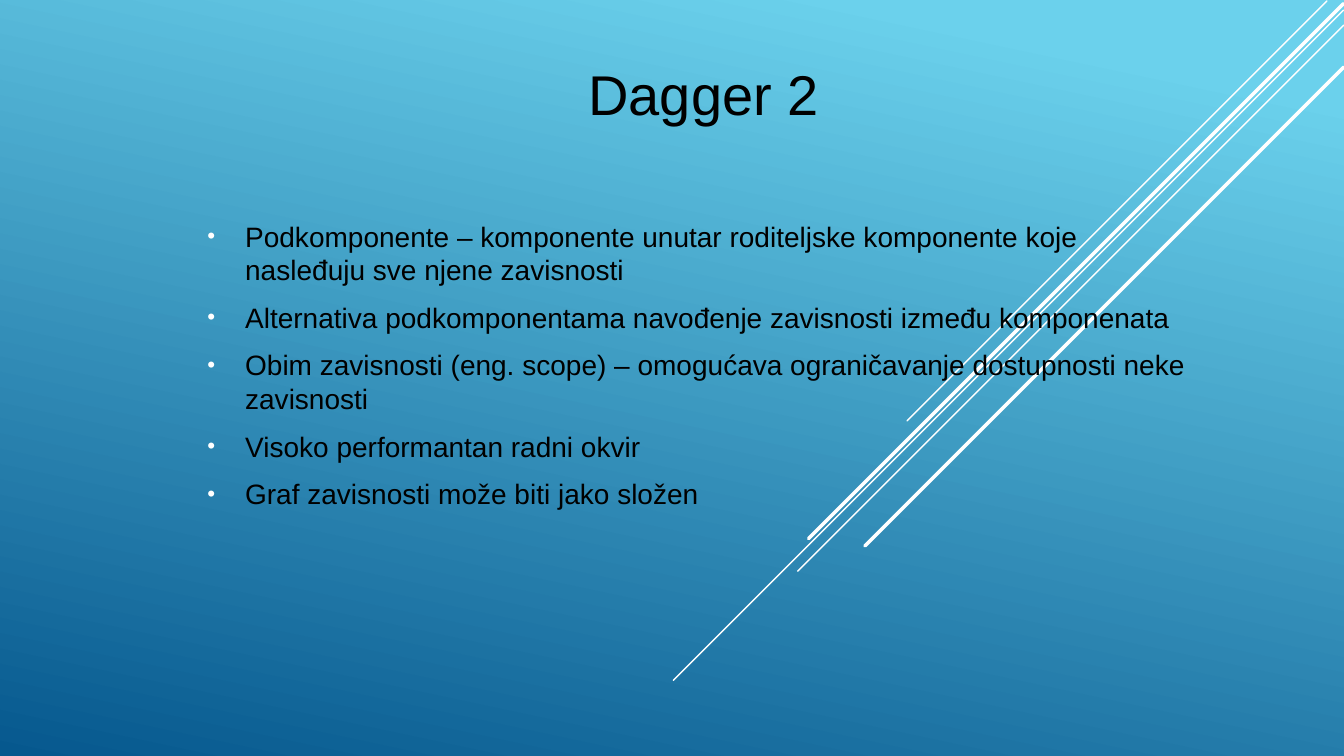
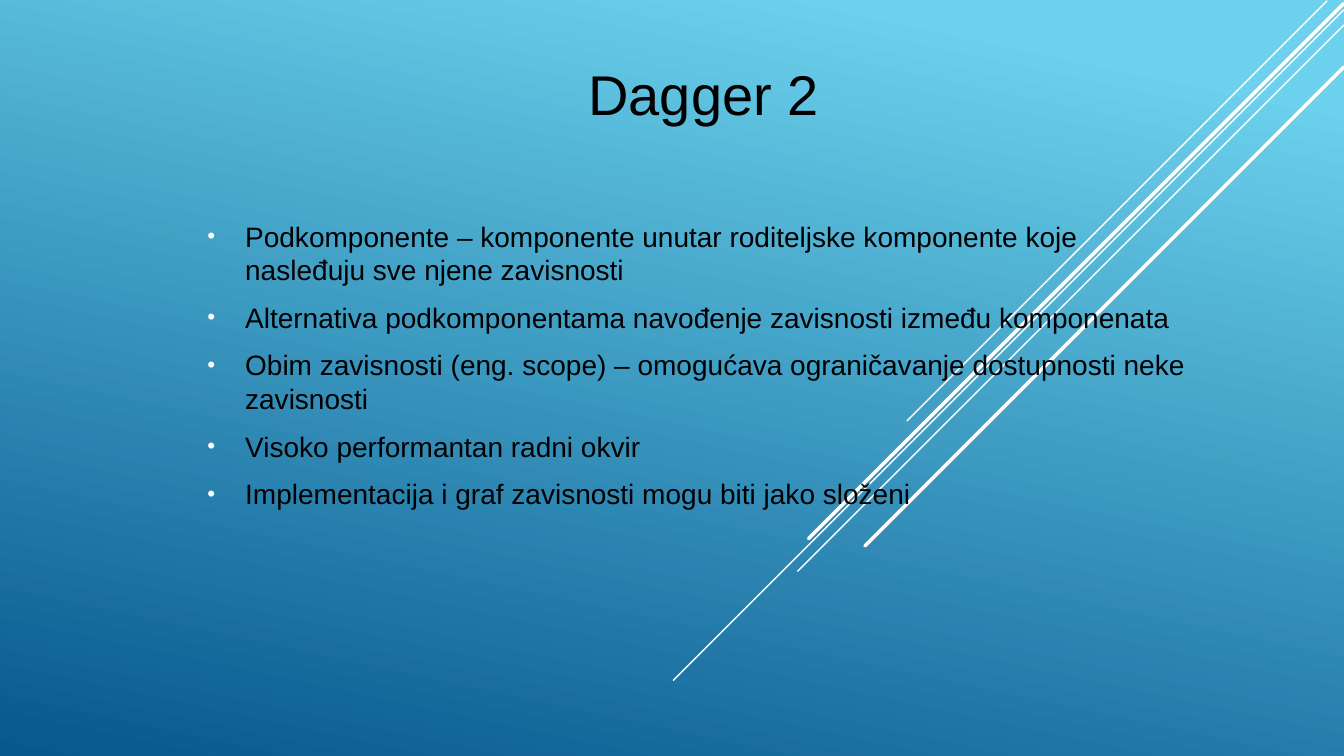
Before and after one commit to stefan11091991/masterRadAndroid, a slide deck: slide 20 of prezentacija.pptx. Drawn at 1344x756 pixels with LibreOffice and Linux fonts; fonts in the diff are those of the drawing. Boxes give left, top, right and bottom in pixels: in the first picture for what was removed or moved away, otherwise in the second. Text is boxed around its words. In the diff, an @@ line names an element or a change of style, - is before the commit and + after.

```diff
--- a/prezentacija.pptx
+++ b/prezentacija.pptx
@@ subtitle at (245, 482, 910, 509): text changed @@
-• Graf zavisnosti može biti jako složen
+• Implementacija i graf zavisnosti mogu biti jako složeni
```
Also in this commit, not shown: 5 other slides changed, 2 other files.
